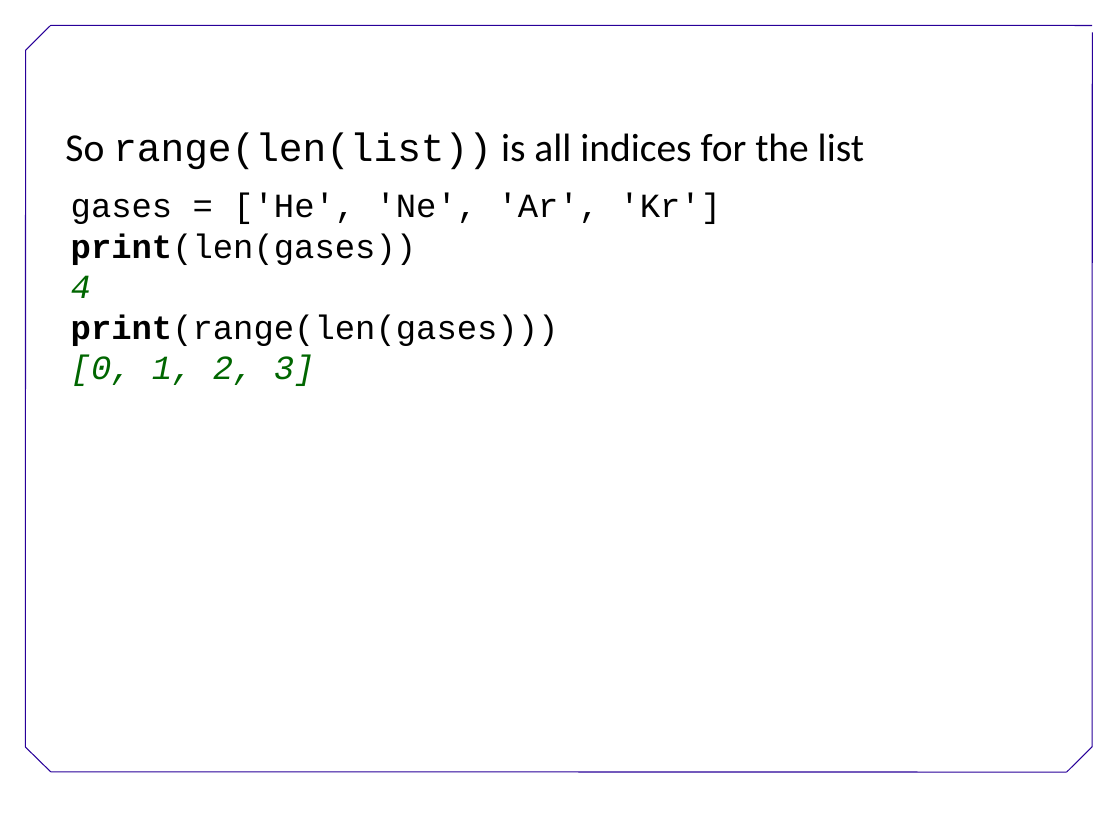
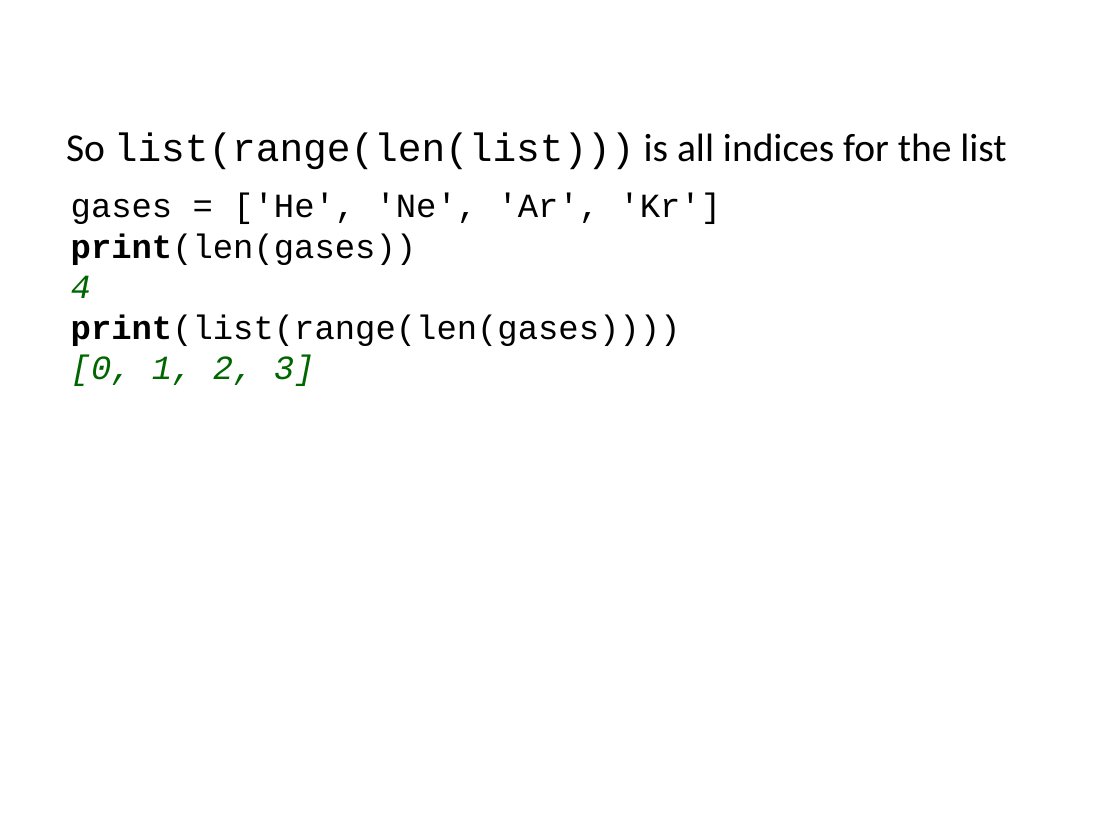
Before and after one commit to ncasuk/ncas-isc, a slide deck: slide 96 of python/presentations/learning_python/07_lists.ppt (slide 94 before the commit). Drawn at 1120x840 pixels with LibreOffice and Linux fonts; fonts in the diff are those of the drawing; background and template pictures are left out. Boxes give left, top, right and bottom in pixels: in the first picture for what was removed or moved away, otherwise in the second. Text is boxed around its words. In the diff, an @@ line names an element or a change of style, - is before the commit and + after.

```diff
--- a/python/presentations/learning_python/07_lists.ppt
+++ b/python/presentations/learning_python/07_lists.ppt
@@ text at [66,133,1006,170]: text changed @@
-So range(len(list)) is all indices for the list
+So list(range(len(list))) is all indices for the list
@@ text at [71,314,681,346]: text changed @@
-print(range(len(gases)))
+print(list(range(len(gases))))
@@ group removed at [25,25,1093,772]: 7 lines @@
```
Also in this commit, not shown: 95 other slides changed, 2 slides added, 4 other files.
